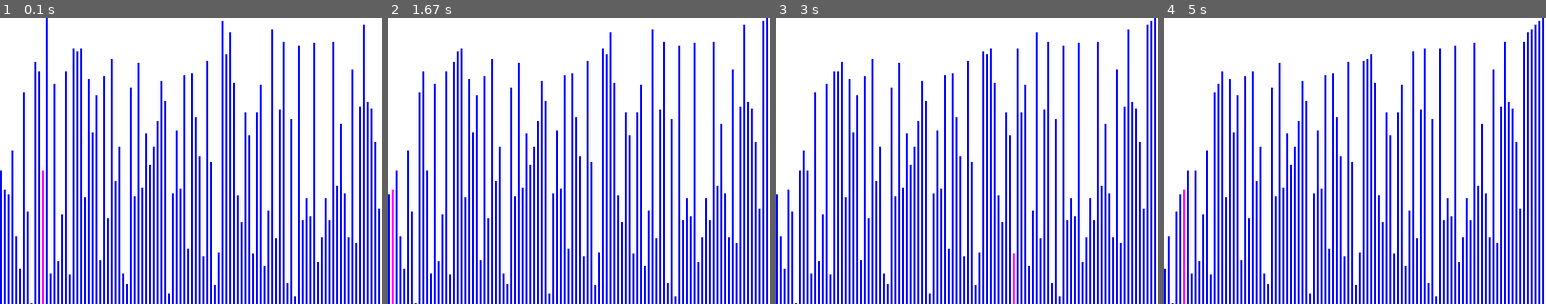
Above: before the commit, frames 1-4 (left to right).
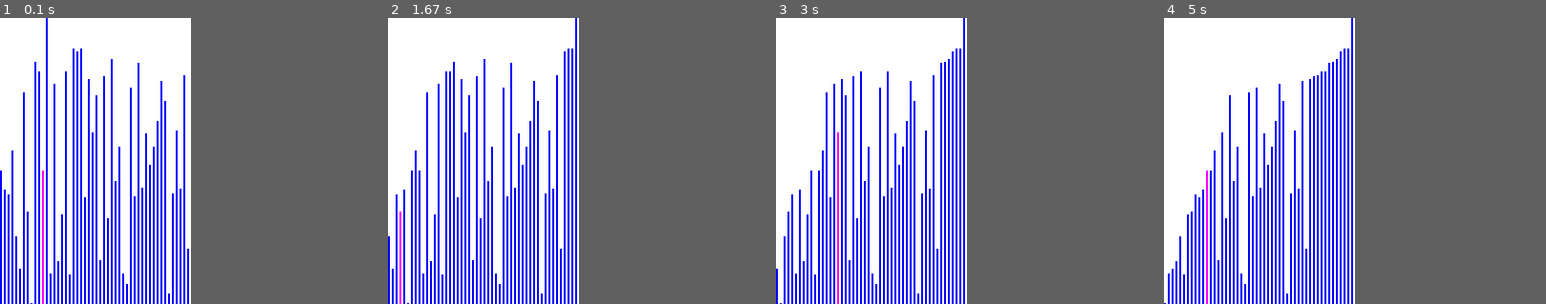
Above: after the commit, the same moments.

Repository: panickery/firstRepo
Game: pygame game, started from python/pygame/fifthgame.py
Same seed, same stepped clock (60 frames per second), same inputs: the game is played once before the commit and once after it.
Inputs:
- Up to frame 1 (0.1 s): no input
- Up to frame 2 (1.67 s): no input
- Up to frame 3 (3 s): no input
- Up to frame 4 (5 s): no input
In our replay, the window is 400x300 before the commit and 200x300 after it. These sizes can differ from the game's own. Grey fills any space a smaller window leaves; there, only what the larger window draws over its background counts as a difference.

The runs differ from the first frame. In frame 1, 13% of the frame differs, in the area x 50-100%, y 1-100%; in frame 2, 20%; in frame 3, 22%, in the area x 0-100%, y 0-100%; in frame 4, 21%.

Commit message:
1. selection sort on

Diff:
--- a/python/pygame/fifthgame.py
+++ b/python/pygame/fifthgame.py
@@ -5,7 +5,7 @@
 # 한번 만들어 보고 싶었는데 능력 부족이었음
 # 시도
 
-arr_cnt = 100
+arr_cnt = 50
 screen_width = arr_cnt * 4
 screen_height = 300
 
--- a/python/pygame/seventhgame.py
+++ b/python/pygame/seventhgame.py
@@ -11,10 +11,10 @@
 screen = pygame.display.set_mode((screen_width, screen_height))
 clock = pygame.time.Clock()
 gb = [0, 0]
-BLUE  = (  0,   0, 255)
-BLACK = ( 0,0,0)
-PURPLE = (255, 0, 255)
-WHITE = (255, 255, 255)
+BLUE  =  (  0,   0, 255)
+BLACK  = (  0,   0,   0)
+PURPLE = (255,   0, 255)
+WHITE  = (255, 255, 255)
 font = None
 run = True
 
@@ -37,23 +37,37 @@
         else :
             pygame.draw.rect(screen, WHITE, pos, 2)
 
-# def sortSelected(arr, selected) :
-#     if arr[selected] > arr[selected + 1] :
-#         temp = arr[selected + 1]
-#         arr[selected + 1] = arr[selected]
-#         arr[selected] = temp
-#     return arr
+# 한번 부를때마다 다음 단계를 return 해야한다.
+def sortSelected(arr, i, j, least) :
+    if j == len(arr) :
+        if i != least :
+            temp = arr[i]
+            arr[i] = arr[least]
+            arr[least] = temp
+        i += 1
+        j = i
+        least = i
+        # i is in End. it has to be reset
+        if i == len(arr) - 1 :
+            return False, arr, i, j, least
+        return True, arr, i, j, least
 
-def sortSelected(arr, i, j, least) :
+    if arr[least] > arr[j] :
+        least = j
 
-    return arr, i, j, least
+    return True, arr, i, j+1, least
 
-def basicScreen() :
-    screen.fill(pygame.color.Color(0, gb[0], gb[1]))
-    # text = font.render(str(count), True, WHITE)
-    # screen.blit(text, (10, 10))
+def basicScreen(count) :
+    text = font.render(str(count), True, WHITE)
+    screen.blit(text, (10, 10))
     pygame.display.flip()
     clock.tick(500)
+
+def resetArray() :
+    arr = []
+    for i in range(0, arr_cnt) :
+        arr.append(random.randint(0, screen_height))
+    return arr
 
 def runGame() :
     global run, gb
@@ -61,33 +75,27 @@
     arr = []
     selected = 0
     count = 0
-    stage = 0
-
-    arr.append(random.randint(0, screen_height))
+    notEnd = False
+    i, j, least = 0,0,0
 
     while run:
-        print("good2")
-
-        for i in range(0, len(arr)-1) :
-            print(i)
-            least = i
-            for j in range(i+1, len(arr)) :
-                if arr[least] > arr[j] :
-                    least = j
-                drawArr(arr, j)
-                basicScreen()
-                print("good")
-
-            if i != least :
-                temp = arr[j]
-                arr[j] = arr[i]
-                arr[i] = temp
-
         for event in pygame.event.get():
             if event.type == pygame.QUIT:
                 run = False
 
+        if not notEnd :
+            arr = resetArray()
+            i = 0
+            j = i+1
+            least = i
+            count = 0
 
+        screen.fill(pygame.color.Color(0, gb[0], gb[1]))
+        drawArr(arr, j)
+        basicScreen(count)
+
+        notEnd, arr, i, j, least = sortSelected(arr, i, j, least)
+        count+=1
 
     pygame.quit()
 
